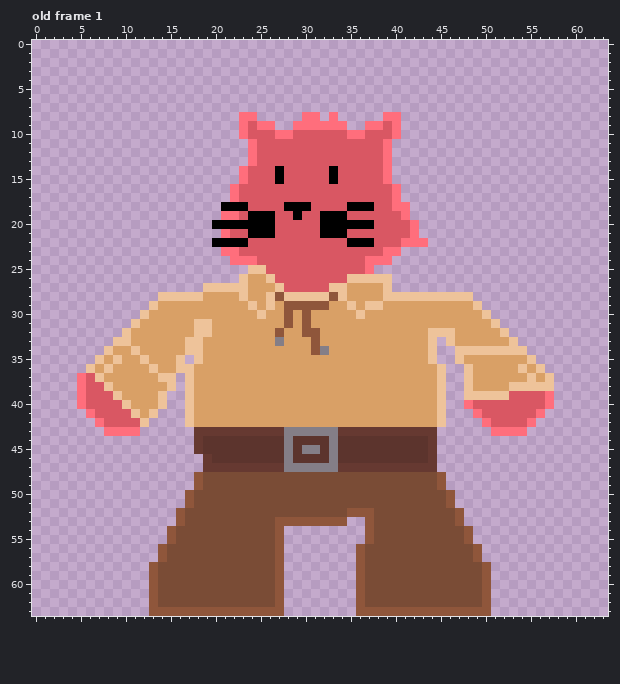
Two states of a pixel-art file, Skettle/Assets/Sprites/Characters/BigCat.aseprite. The picture above is the old version.
64x64 pixels, 1 frame. Colours within 5 levels of each other are drawn and written as one. Shown: old frame 1. The commit also changed other frames, which this record leaves out.
And afterwards:
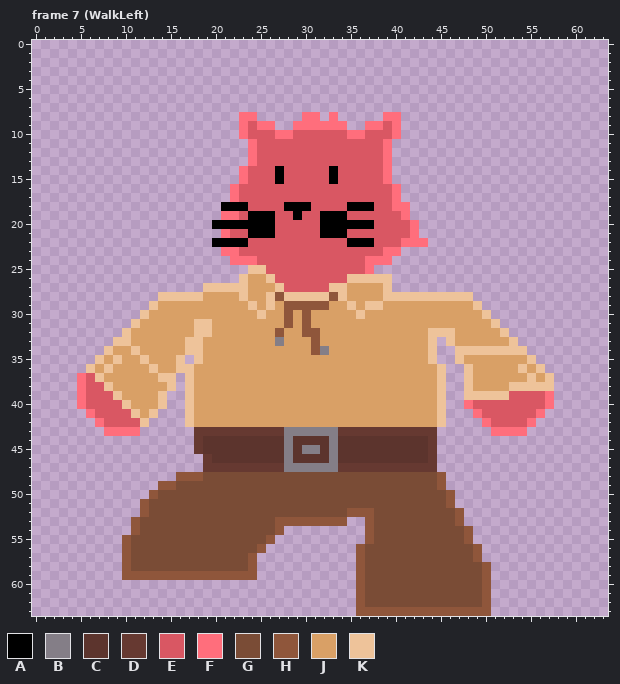
Palette (. is transparent): A #000000  B #847e87  C #5c342d  D #663931  E #d95763  F #ff6e7c  G #7a4c36  H #8f563b  J #d9a066  K #eec39a
A new or re-ordered frame is compared with the old frame closest to it.
Changes in this commit:
frames 1 -> 11
--- frame 7 (WalkLeft) is new; against old frame 1, layer "Color1"
@@ x 8..29 @@
 47 ...........DDDDDDDDDBB
-48 ..........HGGGGGGGGGGG
-49 ..........HGGGGGGGGGGG
-50 .........HGGGGGGGGGGGG
-51 .........HGGGGGGGGGGGG
-52 ........HGGGGGGGGGGGGG
-53 ........HGGGGGGGGGGHHH
-54 .......HGGGGGGGGGGGH..
-55 .......HGGGGGGGGGGGH..
-56 ......HGGGGGGGGGGGGH..
-57 ......HGGGGGGGGGGGGH..
-58 .....HGGGGGGGGGGGGGH..
-59 .....HGGGGGGGGGGGGGH..
-60 .....HGGGGGGGGGGGGGH..
-61 .....HGGGGGGGGGGGGGH..
-62 .....HGGGGGGGGGGGGGH..
-63 .....HHHHHHHHHHHHHHH..
+48 ........HHHGGGGGGGGGGG
+49 ......HHGGGGGGGGGGGGGG
+50 .....HGGGGGGGGGGGGGGGG
+51 ....HGGGGGGGGGGGGGGGGG
+52 ....HGGGGGGGGGGGGGGGGG
+53 ...HGGGGGGGGGGGGGGGHHH
+54 ...HGGGGGGGGGGGGGGGH..
+55 ..HGGGGGGGGGGGGGGGH...
+56 ..HGGGGGGGGGGGGGGH....
+57 ..HGGGGGGGGGGGGGH.....
+58 ..HGGGGGGGGGGGGGH.....
+59 ..HHHHHHHHHHHHHHH.....
+60 ......................
+61 ......................
+62 ......................
+63 ......................
Boxes around the changes in both pictures, in picture pixels (x1, y1, x2, y2):
changed: (122, 472, 284, 616)
